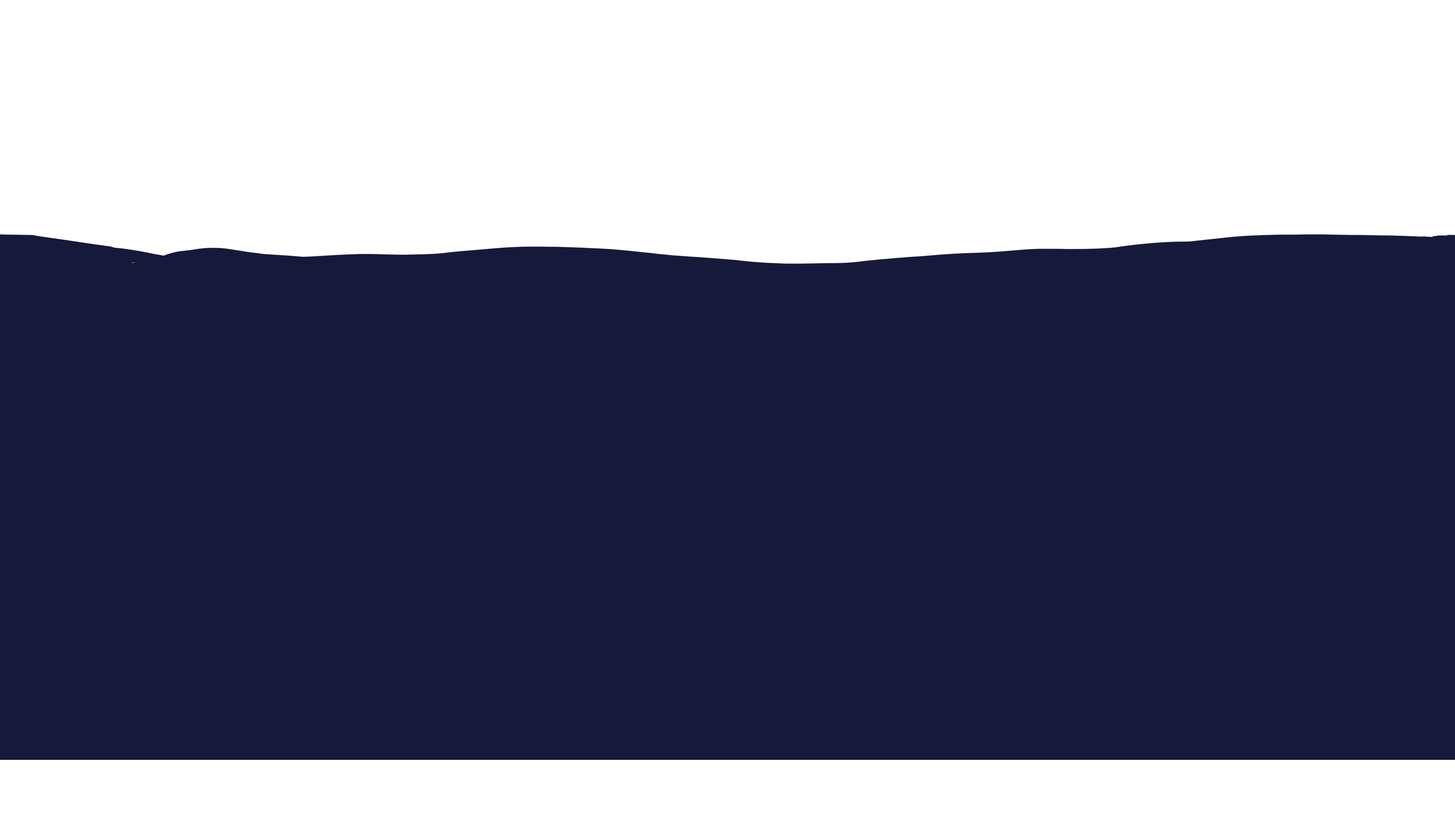
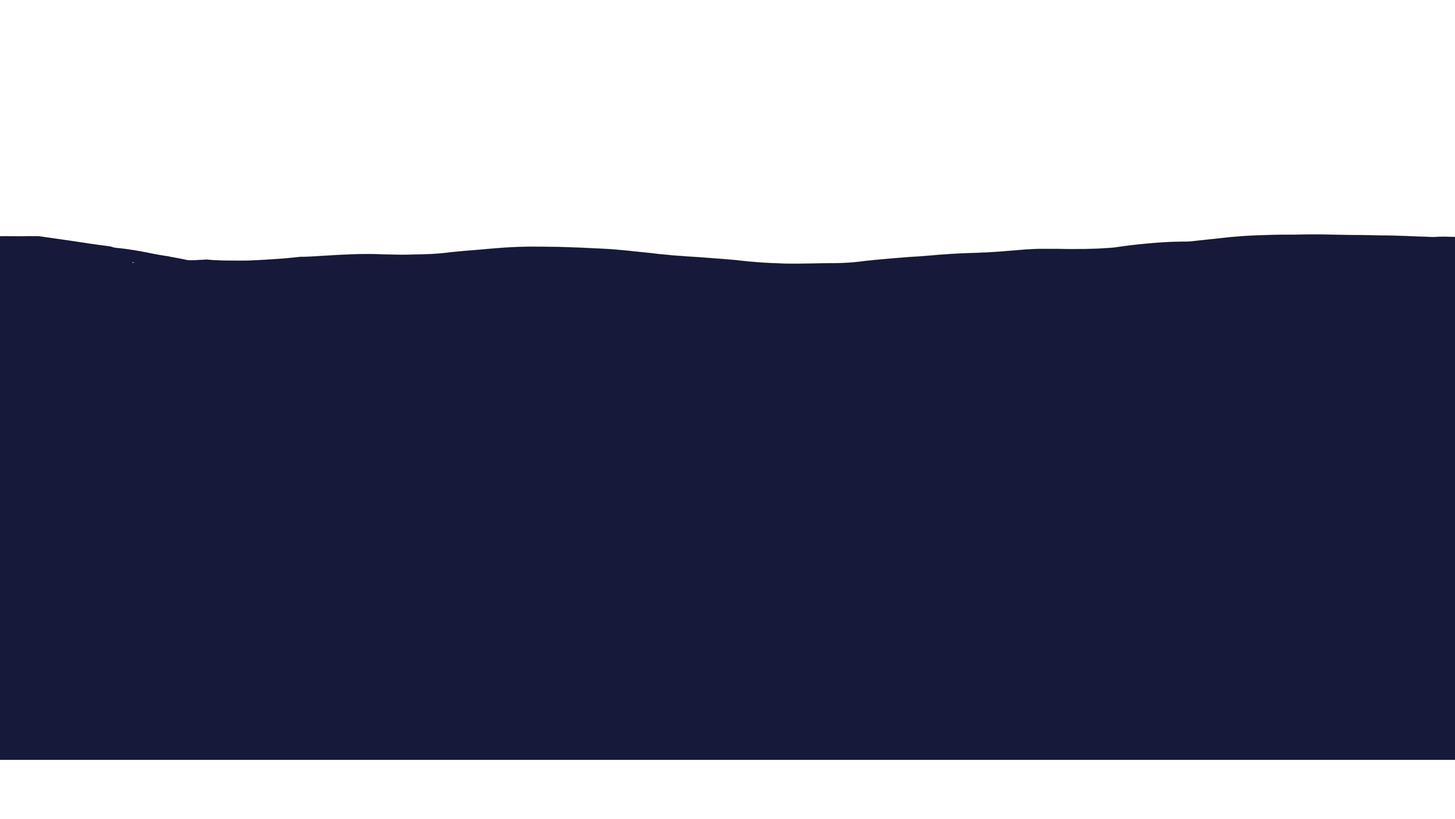
Layers edited between the first and the second 1455x819 image:
painted on "Taso 3" over box(1423, 234, 1455, 238)
painted on "Taso 2" over box(0, 233, 1455, 238)
painted on "Taso 1" over box(162, 236, 1452, 262)
